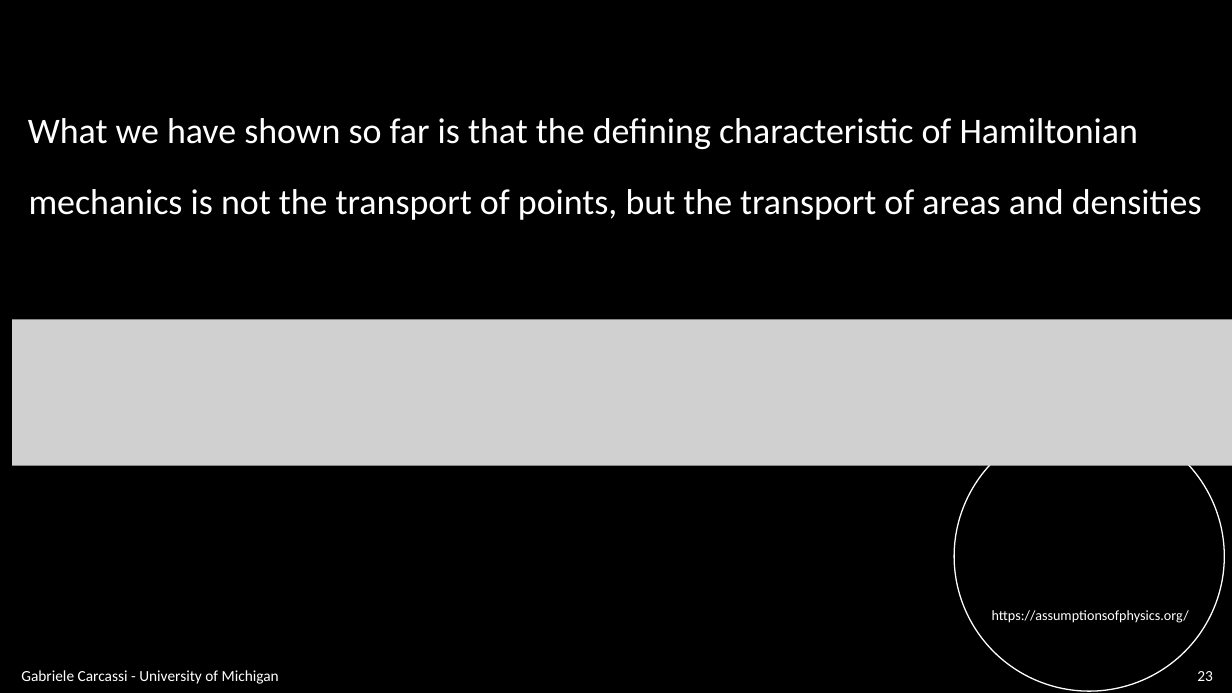
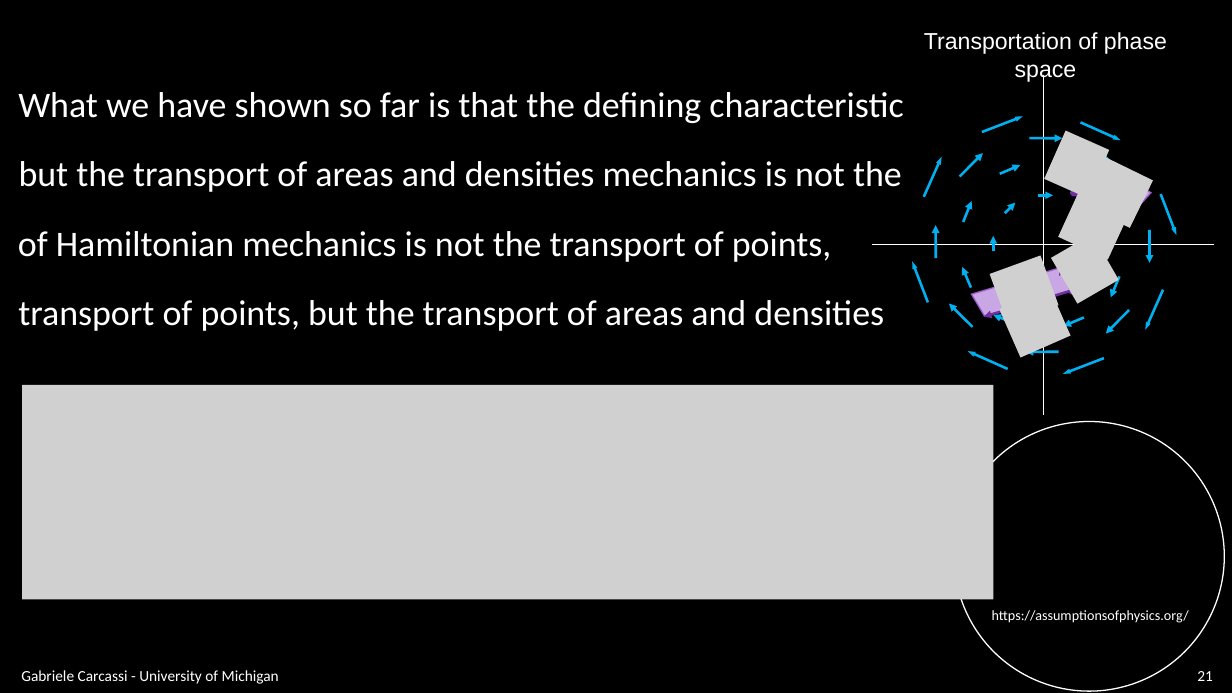
Before and after one commit to assumptionsofphysics/slides, a slide deck: slide 21 of BookCompanions-v2/RP-Class-3.pptx (slide 23 before the commit). Drawn at 1232x693 pixels with LibreOffice and Linux fonts; fonts in the diff are those of the drawing; grey boxes stand for pictures; background and template pictures are left out. Boxes give left, top, right and bottom in pixels: in the first picture for what was removed or moved away, otherwise in the second. Text is boxed around its words. In the diff, an @@ line names an element or a change of style, - is before the commit and + after.

```diff
--- a/BookCompanions-v2/RP-Class-3.pptx
+++ b/BookCompanions-v2/RP-Class-3.pptx
@@ text added at (924, 32, 1167, 82), 18 pt, text #FFFFFF @@
+Transportation of phase space
@@ text at (18, 92, 903, 123): text changed @@
-What we have shown so far is that the defining characteristic of Hamiltonian
+What we have shown so far is that the defining characteristic
@@ text added at (19, 161, 902, 192), 28 pt, text #FFFFFF @@
+but the transport of areas and densities mechanics is not the
@@ group added at (872, 75, 1214, 415): 34 arrows, 3 pictures, 2 lines, 1 parallelogram, 1 ellipse @@
@@ text at (18, 231, 832, 262): text changed @@
-mechanics is not the transport of points, but the transport of areas and densities
+of Hamiltonian mechanics is not the transport of points,
@@ group added at (972, 234, 1119, 357): 3 pictures, 2 arrows, 1 parallelogram, 1 ellipse @@
@@ text added at (18, 300, 884, 331), 28 pt, text #FFFFFF @@
+transport of points, but the transport of areas and densities
@@ picture: place and size @@
-picture at (12, 320, 1232, 466)
+picture at (22, 385, 994, 600)
@@ page number at (1197, 671, 1213, 681): text changed @@
-23
+21
```
Also in this commit, not shown: 24 other slides changed, 2 slides added, 3 slides removed.
